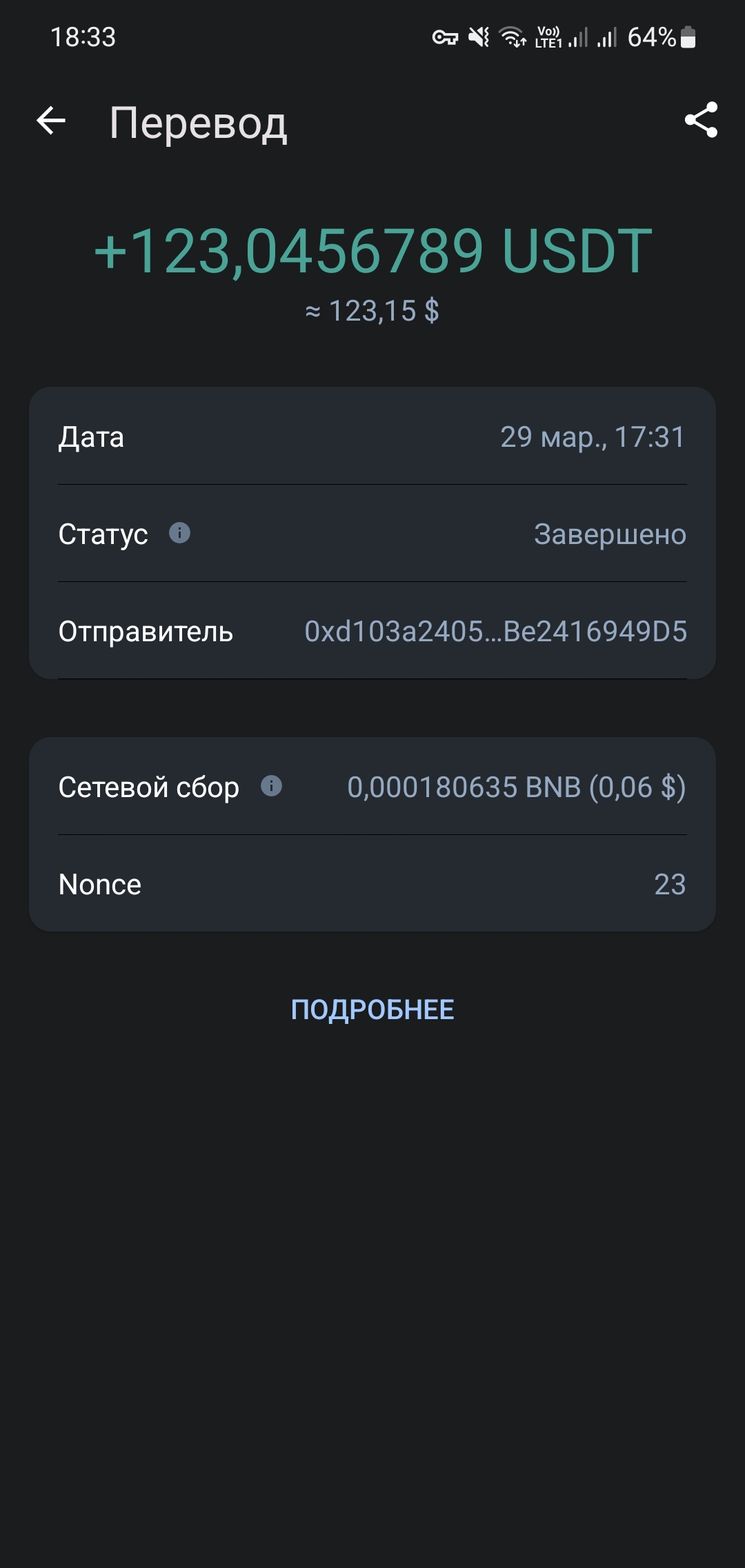
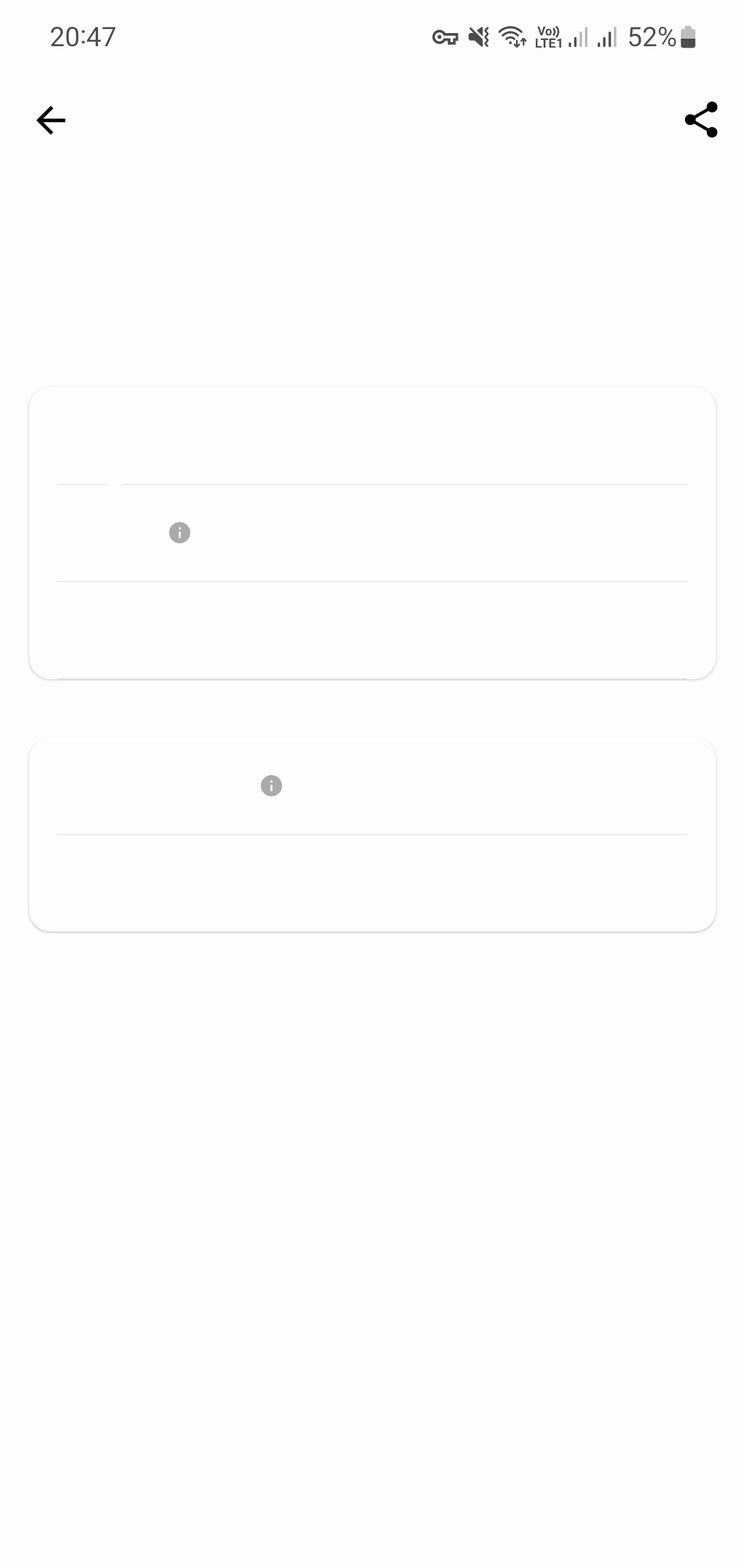
Before/after of a w=745, h=1568 layered artwork. What changed in the layer stack:
renamed "Слой 1" to "Слой 2", showed it, painted on it over bbox(0, 0, 745, 1568)
hid "Фон", painted on it over bbox(0, 0, 745, 1568)
